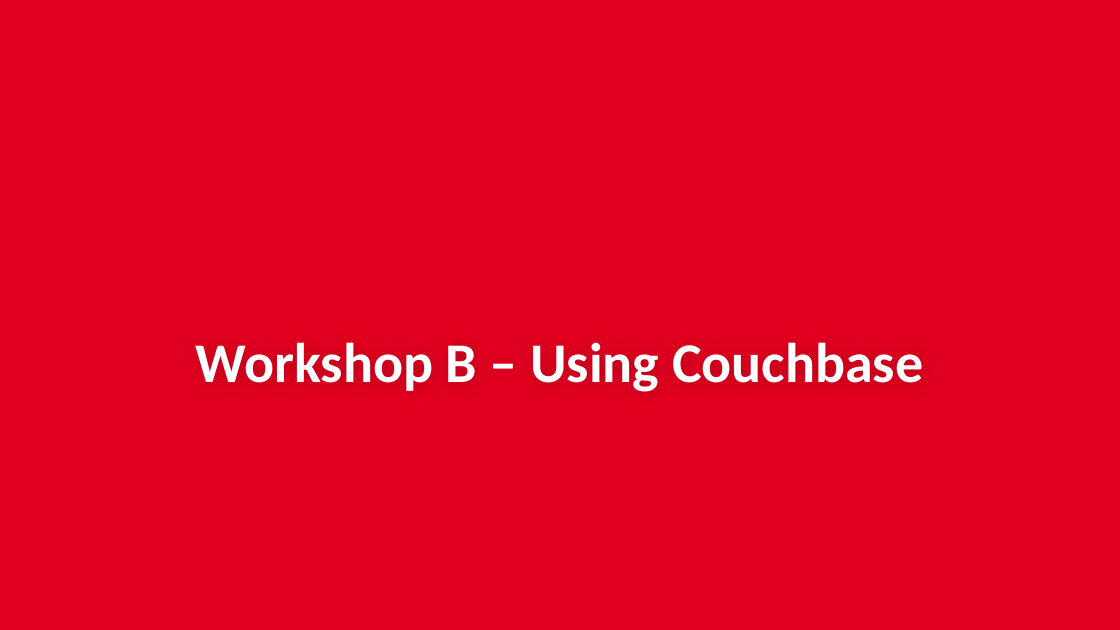
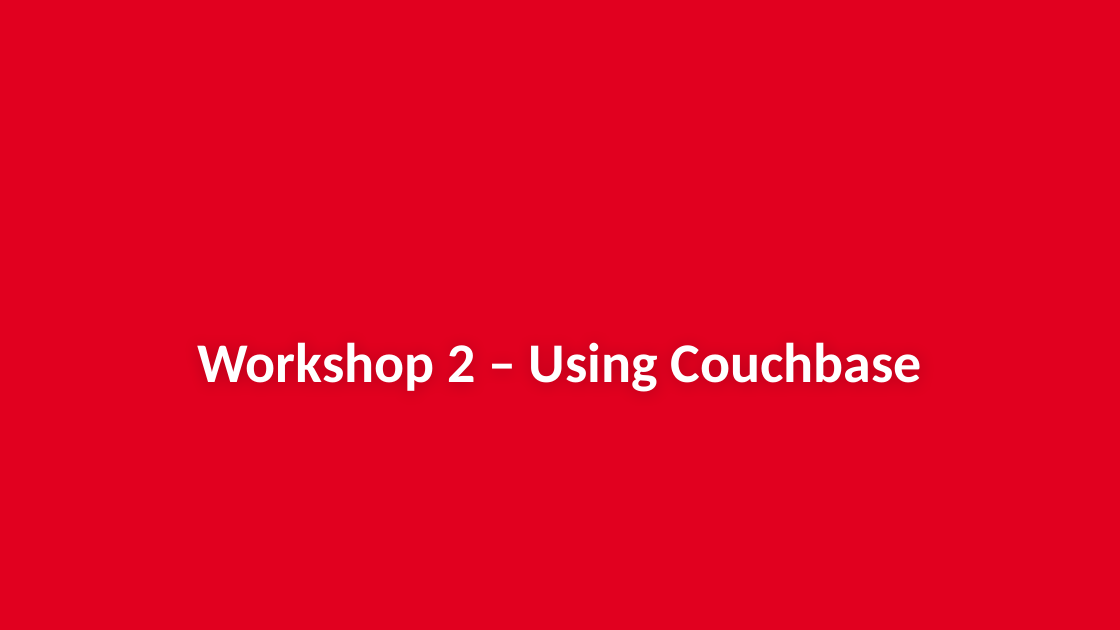
Before and after one commit to couchbaselabs/aspnet-nosql-workshop, a slide deck: slide 1 of 02/02.pptx. Drawn at 1120x630 pixels with LibreOffice and Linux fonts; fonts in the diff are those of the drawing; background and template pictures are left out. Boxes give left, top, right and bottom in pixels: in the first picture for what was removed or moved away, otherwise in the second. Text is boxed around its words. In the diff, an @@ line names an element or a change of style, - is before the commit and + after.

```diff
--- a/02/02.pptx
+++ b/02/02.pptx
@@ title at box(197, 342, 922, 392): text changed @@
-Workshop B – Using Couchbase
+Workshop 2 – Using Couchbase
```
Also in this commit, not shown: 3 other files.
